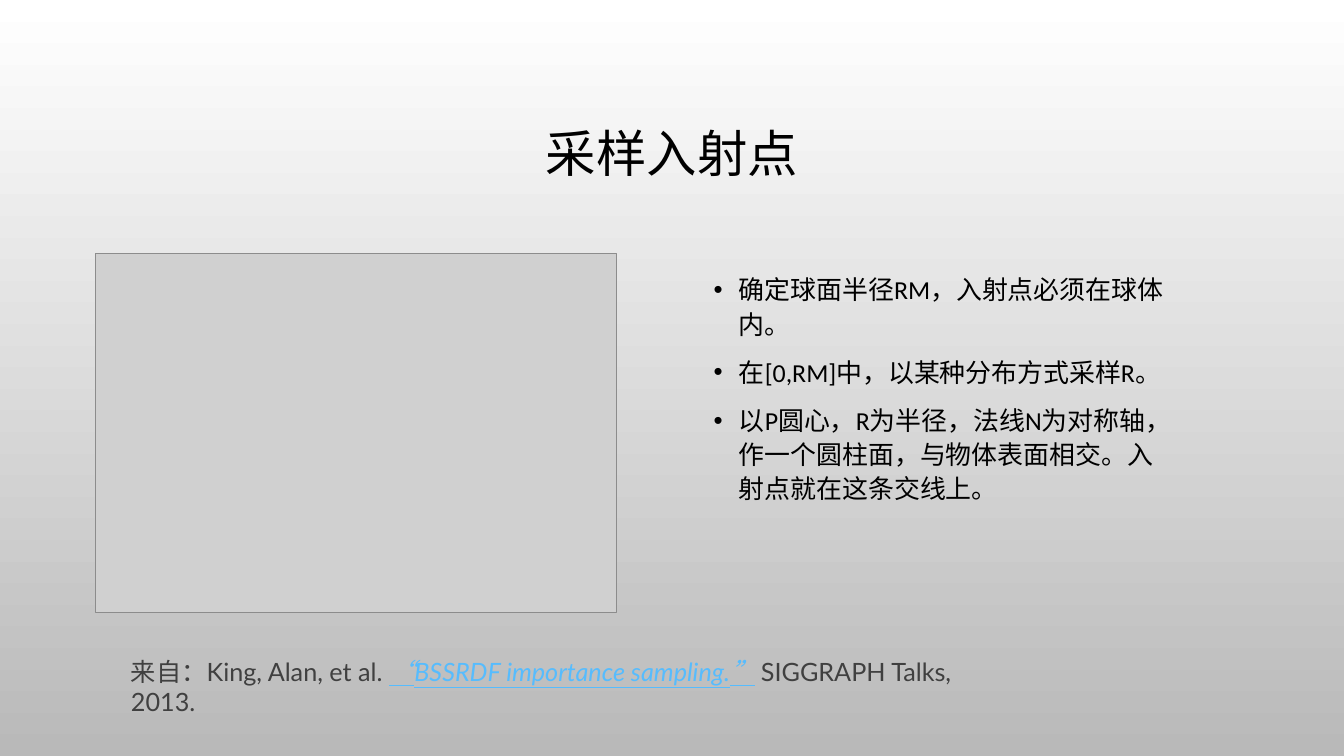
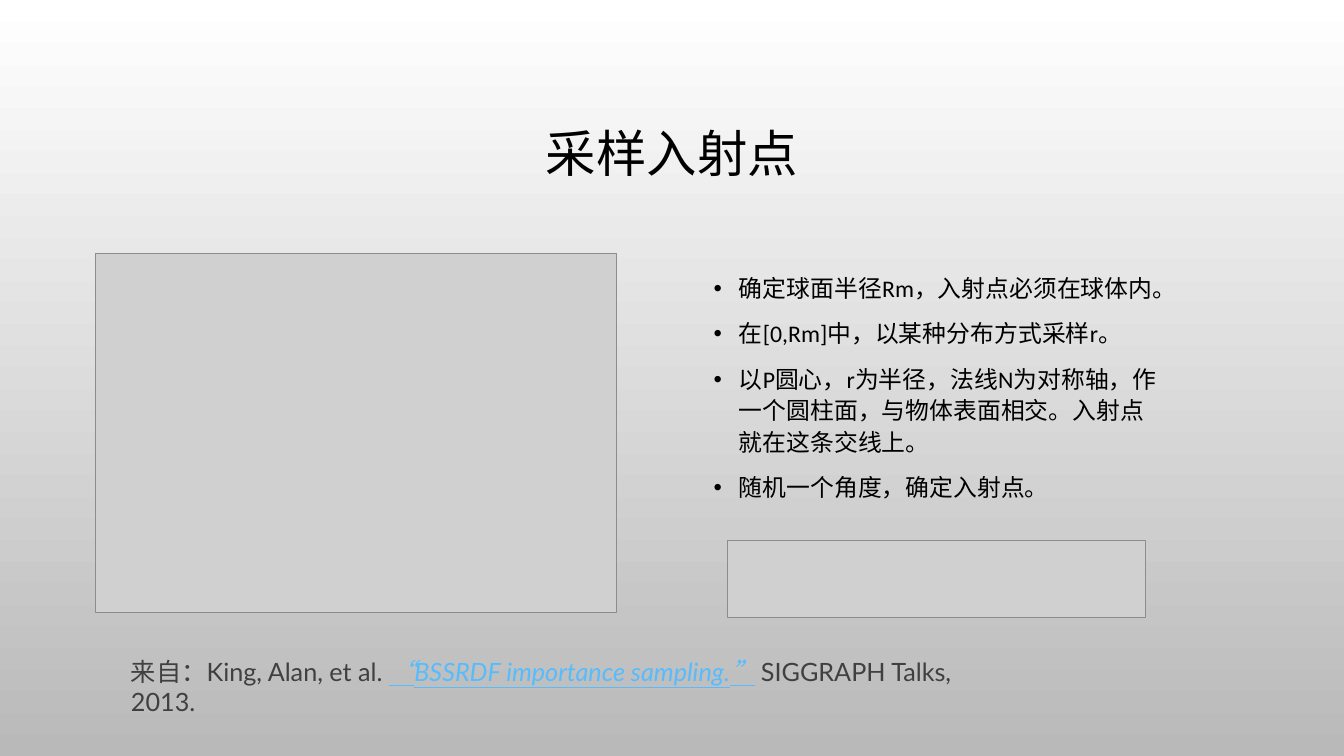
Before and after one commit to thomation/games101, a slide deck: slide 4 of FinalProject/report.pptx. Drawn at 1344x756 pixels with LibreOffice and Linux fonts; fonts in the diff are those of the drawing; grey boxes stand for pictures; background and template pictures are left out. Boxes give left, top, right and bottom in pixels: in the first picture for what was removed or moved away, otherwise in the second. Text is boxed around its words. In the diff, an @@ line names an element or a change of style, - is before the commit and + after.

```diff
--- a/FinalProject/report.pptx
+++ b/FinalProject/report.pptx
@@ text at [739, 277, 1176, 499]: text changed; size 18.5 to 17 pt @@
-• 确定球面半径RM，入射点必须在球体内。
-• 在[0,RM]中，以某种分布方式采样R。
-• 以P圆心，R为半径，法线N为对称轴，作一个圆柱面，与物体表面相交。入射点就在这条交线上。
+• 确定球面半径Rm，入射点必须在球体内。
+• 在[0,Rm]中，以某种分布方式采样r。
+• 以P圆心，r为半径，法线N为对称轴，作一个圆柱面，与物体表面相交。入射点就在这条交线上。
+• 随机一个角度，确定入射点。
@@ picture added at [728, 540, 1146, 618] @@
```
Also in this commit, not shown: 2 other slides changed, 3 slides added, 1 slide removed.
